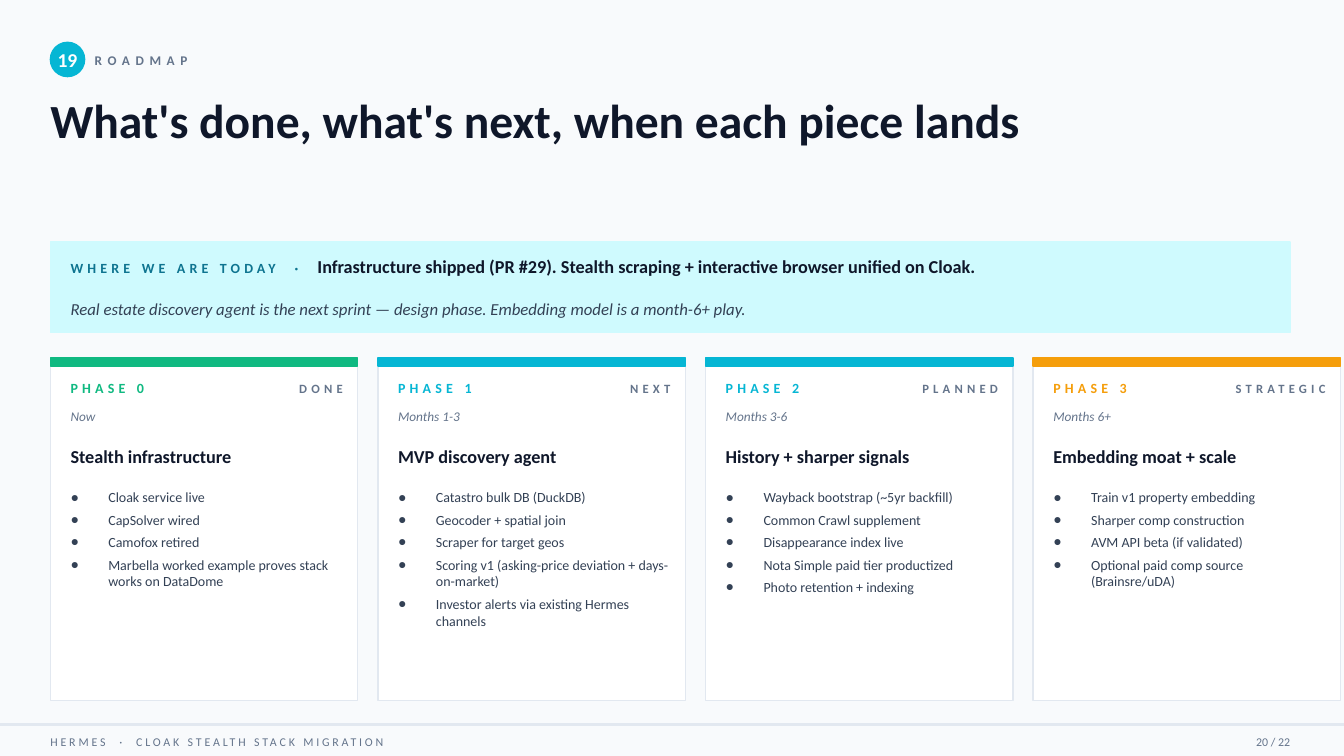
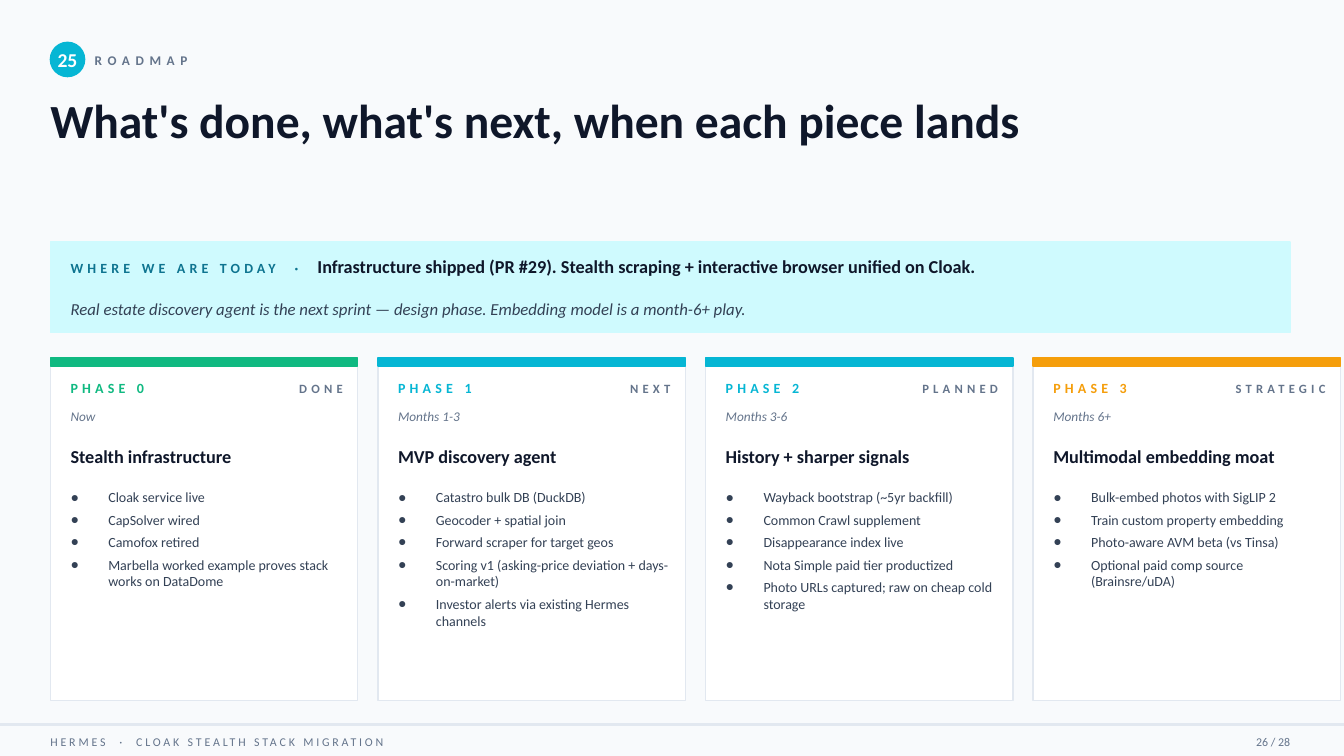
Before and after one commit to sergiocoding96/hermes-multi-agent, a slide deck: slide 26 of tower/docs/cloak-migration-brief-2026-05-17.pptx (slide 20 before the commit). Drawn at 1344x756 pixels with LibreOffice and Linux fonts; fonts in the diff are those of the drawing. Boxes give left, top, right and bottom in pixels: in the first picture for what was removed or moved away, otherwise in the second. Text is boxed around its words. In the diff, an @@ line names an element or a change of style, - is before the commit and + after.

```diff
--- a/tower/docs/cloak-migration-brief-2026-05-17.pptx
+++ b/tower/docs/cloak-migration-brief-2026-05-17.pptx
@@ text at <box>58,54,78,67</box>: text changed @@
-19
+25
@@ text at <box>1053,450,1275,466</box>: text changed @@
-Embedding moat + scale
+Multimodal embedding moat
@@ text at <box>1091,492,1283,549</box>: text changed @@
-● Train v1 property embedding
-● Sharper comp construction
-● AVM API beta (if validated)
+● Bulk-embed photos with SigLIP 2
+● Train custom property embedding
+● Photo-aware AVM beta (vs Tinsa)
@@ text at <box>436,537,613,550</box>: text changed @@
-● Scraper for target geos
+● Forward scraper for target geos
@@ text at <box>764,582,992,612</box>: text changed @@
-● Photo retention + indexing
+● Photo URLs captured; raw on cheap cold storage
@@ text at <box>1256,738,1290,746</box>: text changed @@
-20 / 22
+26 / 28
```
Also in this commit, not shown: 20 other slides changed, 6 slides added, 1 other file.
